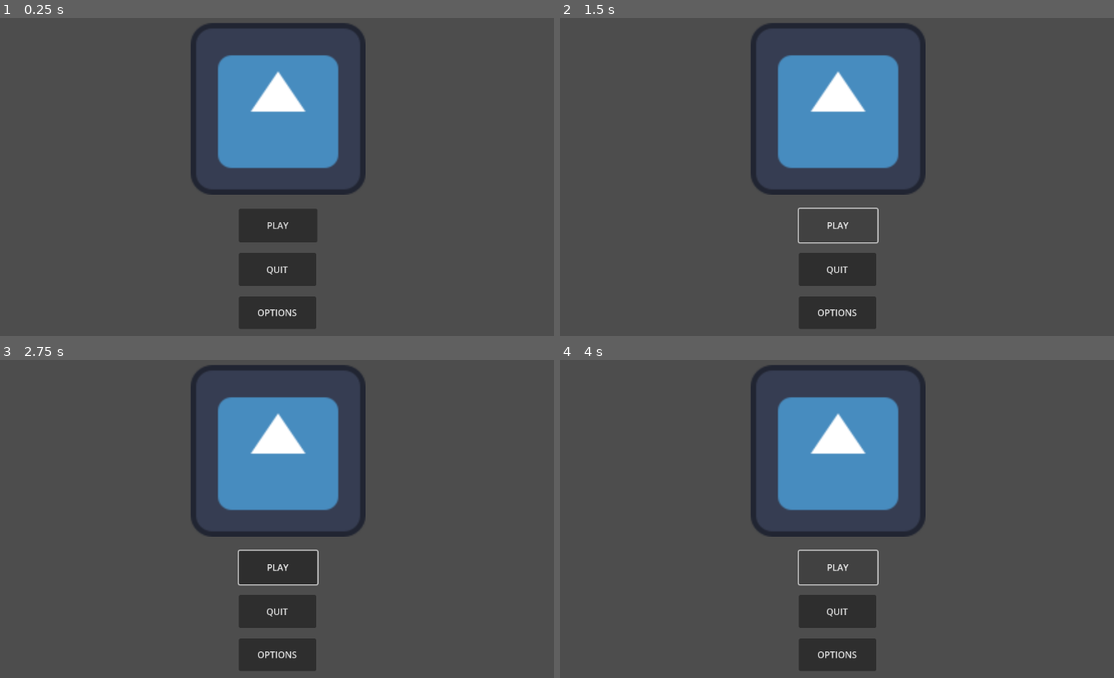
Above: before the commit, frames 1-4 (two rows, left to right).
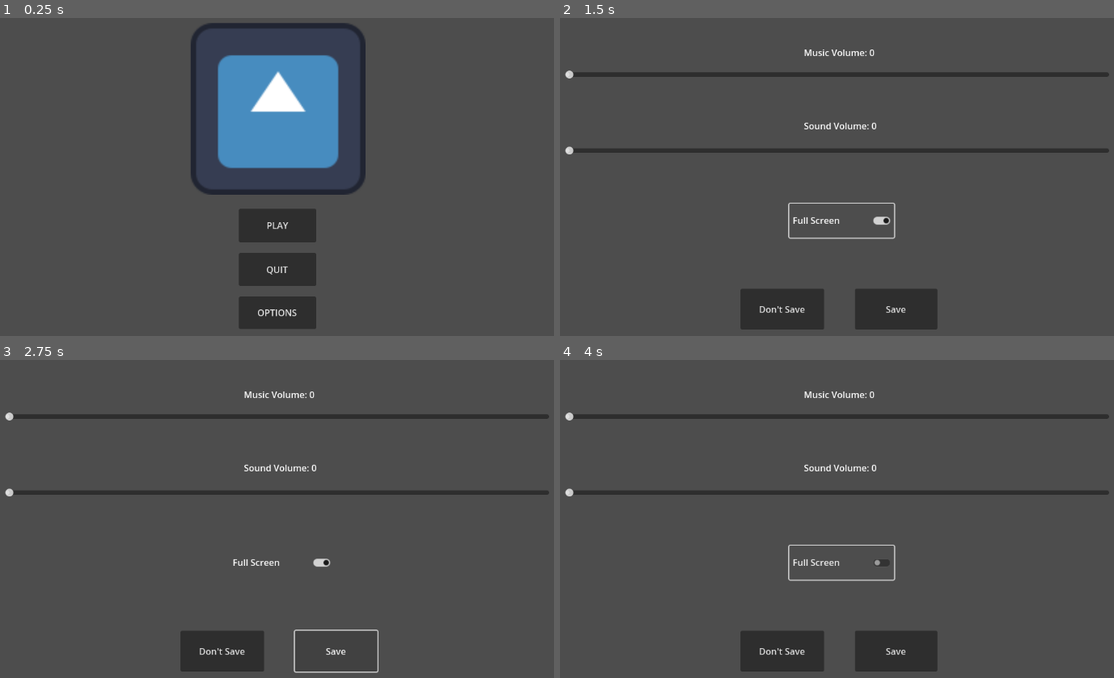
Above: after the commit, the same moments.

Repository: ElerosVecchio/OBL_TeamC
Game: Godot game, scene res://MainMenu/main_menu.tscn
Same seed, same stepped clock (60 frames per second), same inputs: the game is played once before the commit and once after it. The engine's default icon, where the game draws it, is replaced by a stand-in: a white triangle on a blue panel in a dark square.
Inputs (mouse positions are in pixels of both pictures, inside the frame that each line leads up to):
- Up to frame 1 (0.25 s): no input
- Up to frame 2 (1.5 s): click "OPTIONS" at 0.5 s; click (842, 221) at 1.25 s, where only the run after the commit has a clickable "Full Screen"
- Up to frame 3 (2.75 s): click (337, 652) at 2 s, where only the run after the commit has a clickable "Save"
- Up to frame 4 (4 s): click (781, 652) at 2.75 s, where only the run after the commit has a clickable "Don't Save"; click (837, 566) at 3.5 s, where only the run before the commit has a clickable "PLAY"

The runs differ from the first frame. In frame 1, less than 0.1% of the frame differs, in the area x 48-58%, y 60-71%; in frame 2, 17%, in the area x 0-100%, y 1-98%; in frame 3, 17%; in frame 4, 17%.

Commit message:
Options Menu Placeholder Functionality
When OPTIONS button is clicked in Main Menu, it goes to Options Menu. Options menu has music slider, sound slider, fullscreen toggle, save settings button and don't save settings button.

Diff:
--- a/MainMenu/main_menu.gd
+++ b/MainMenu/main_menu.gd
@@ -2,11 +2,6 @@
 
 
 @onready var tree = get_tree()
-
-
-# Called when the node enters the scene tree for the first time.
-func _ready():
-		pass
 
 
 # Placeholder for play button functionality
@@ -20,6 +15,13 @@
 	# tree.quit()
 
 
-# Placeholder for settings button functionality
+# Placeholder for options button functionality
 func on_options_button_pressed():
 	print("OPTIONS button pressed.")
+	open_options_menu()
+
+
+# Open options menu
+func open_options_menu():
+	var options_menu_scene = preload("res://MainMenu/options_menu.tscn")
+	tree.change_scene_to_packed(options_menu_scene)
--- a/MainMenu/main_menu.tscn
+++ b/MainMenu/main_menu.tscn
@@ -13,7 +13,7 @@
 anchors_preset = -1
 anchor_left = 0.441
 anchor_top = 0.591
-anchor_right = 0.562
+anchor_right = 0.560264
 anchor_bottom = 0.684
 offset_left = -0.0320129
 offset_top = 0.0319824
--- /dev/null
+++ b/MainMenu/options_menu.gd
@@ -0,0 +1,47 @@
+extends Node2D
+
+
+var music_volume_label : Label
+var sound_volume_label : Label
+
+
+func _ready():
+	# Assign labels from scene
+	music_volume_label = get_node("CanvasLayer/label_music_volume")
+	sound_volume_label = get_node("CanvasLayer/label_sound_volume")
+
+
+# Placeholder for music volume change functionality
+func on_music_volume_changed(value):
+	music_volume_label.text = "Music Volume: " + str(int(value))
+
+
+# Placeholder for sound volume change functionality
+func on_sound_volume_changed(value):
+	sound_volume_label.text = "Sound Volume: " + str(int(value))
+
+
+# Placeholder for fullscreen toggle functionality
+func on_fullscreen_toggle_changed(checked):
+	if checked:
+		print("Fullscreen enabled")
+	else:
+		print("Fullscreen disabled")
+
+
+# Save and use changed options
+func on_save_options_changed():
+	print("Changed to new options")
+	# open_main_menu()
+
+
+# Don't save changed options and keep previous
+func on_dont_save_options_changed():
+	print("Keep previous options")
+	# open_main_menu()
+
+
+# Return to main menu // TODO
+func open_main_menu():
+	var main_menu_scene = preload("res://MainMenu/main_menu.tscn")
+	get_tree().change_scene_to_packed(main_menu_scene)
--- /dev/null
+++ b/MainMenu/options_menu.tscn
@@ -0,0 +1,102 @@
+[gd_scene load_steps=2 format=3 uid="uid://ctr6b2gs1n7kh"]
+
+[ext_resource type="Script" path="res://MainMenu/options_menu.gd" id="1_o0f0d"]
+
+[node name="OptionsMenu" type="Node2D"]
+position = Vector2(568, 340)
+script = ExtResource("1_o0f0d")
+
+[node name="CanvasLayer" type="CanvasLayer" parent="."]
+
+[node name="music_volume_slider" type="HSlider" parent="CanvasLayer"]
+anchors_preset = -1
+anchor_left = 0.079
+anchor_top = 0.142
+anchor_right = 0.919
+anchor_bottom = 0.301
+offset_left = -0.00800323
+offset_top = -0.0160065
+offset_right = 3.24597
+offset_bottom = 0.0279694
+metadata/_edit_use_anchors_ = true
+
+[node name="sound_volume_slider" type="HSlider" parent="CanvasLayer"]
+anchors_preset = -1
+anchor_left = 0.079
+anchor_top = 0.356
+anchor_right = 0.918
+anchor_bottom = 0.506
+offset_left = -0.00800323
+offset_top = 0.311996
+offset_right = 4.39783
+offset_bottom = 0.119995
+metadata/_edit_use_anchors_ = true
+
+[node name="toggle_fullscreen" type="CheckButton" parent="CanvasLayer"]
+anchors_preset = -1
+anchor_left = 0.426
+anchor_top = 0.577
+anchor_right = 0.588
+anchor_bottom = 0.671
+offset_left = 0.247955
+offset_top = 0.103973
+offset_right = 0.380005
+offset_bottom = -0.212006
+text = "Full Screen"
+metadata/_edit_use_anchors_ = true
+
+[node name="btn_save_options" type="Button" parent="CanvasLayer"]
+anchors_preset = -1
+anchor_left = 0.528
+anchor_top = 0.824
+anchor_right = 0.655
+anchor_bottom = 0.924
+offset_left = -0.255981
+offset_top = -7.95203
+offset_right = 0.439941
+offset_bottom = 0.247986
+pivot_offset = Vector2(549, -104)
+text = "Save"
+
+[node name="btn_dontsave_options" type="Button" parent="CanvasLayer"]
+anchors_preset = -1
+anchor_left = 0.351
+anchor_top = 0.824
+anchor_right = 0.48
+anchor_bottom = 0.924
+offset_left = -0.35202
+offset_top = -7.95203
+offset_right = 0.039978
+offset_bottom = 0.247986
+text = "Don't Save"
+
+[node name="label_music_volume" type="Label" parent="CanvasLayer"]
+anchors_preset = -1
+anchor_left = 0.449
+anchor_top = 0.142
+anchor_right = 0.543
+anchor_bottom = 0.182
+offset_left = -0.248047
+offset_top = -0.0160065
+offset_right = 0.463928
+offset_bottom = 0.0639954
+text = "Music Volume: 0"
+
+[node name="label_sound_volume" type="Label" parent="CanvasLayer"]
+anchors_preset = -1
+anchor_left = 0.449
+anchor_top = 0.373
+anchor_right = 0.546
+anchor_bottom = 0.418
+offset_left = -0.248047
+offset_top = -18.704
+offset_right = 18.008
+offset_bottom = -18.864
+text = "Sound Volume: 0"
+metadata/_edit_use_anchors_ = true
+
+[connection signal="value_changed" from="CanvasLayer/music_volume_slider" to="." method="on_music_volume_changed"]
+[connection signal="value_changed" from="CanvasLayer/sound_volume_slider" to="." method="on_sound_volume_changed"]
+[connection signal="toggled" from="CanvasLayer/toggle_fullscreen" to="." method="on_fullscreen_toggle_changed"]
+[connection signal="pressed" from="CanvasLayer/btn_save_options" to="." method="on_save_options_changed"]
+[connection signal="pressed" from="CanvasLayer/btn_dontsave_options" to="." method="on_dont_save_options_changed"]
